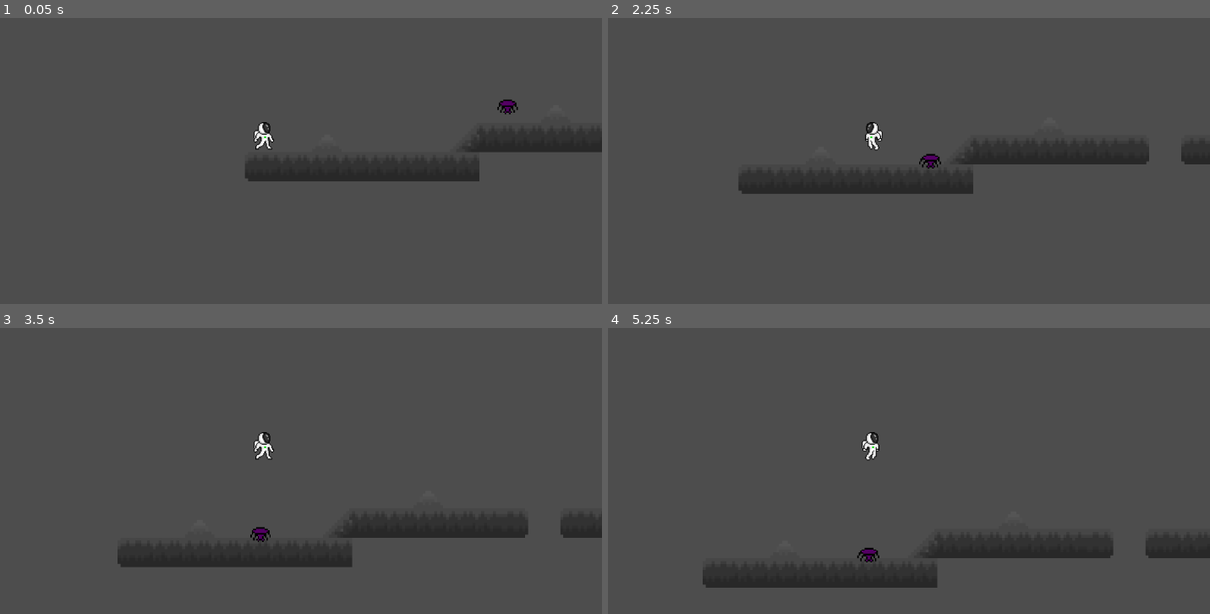
Above: before the commit, frames 1-4 (two rows, left to right).
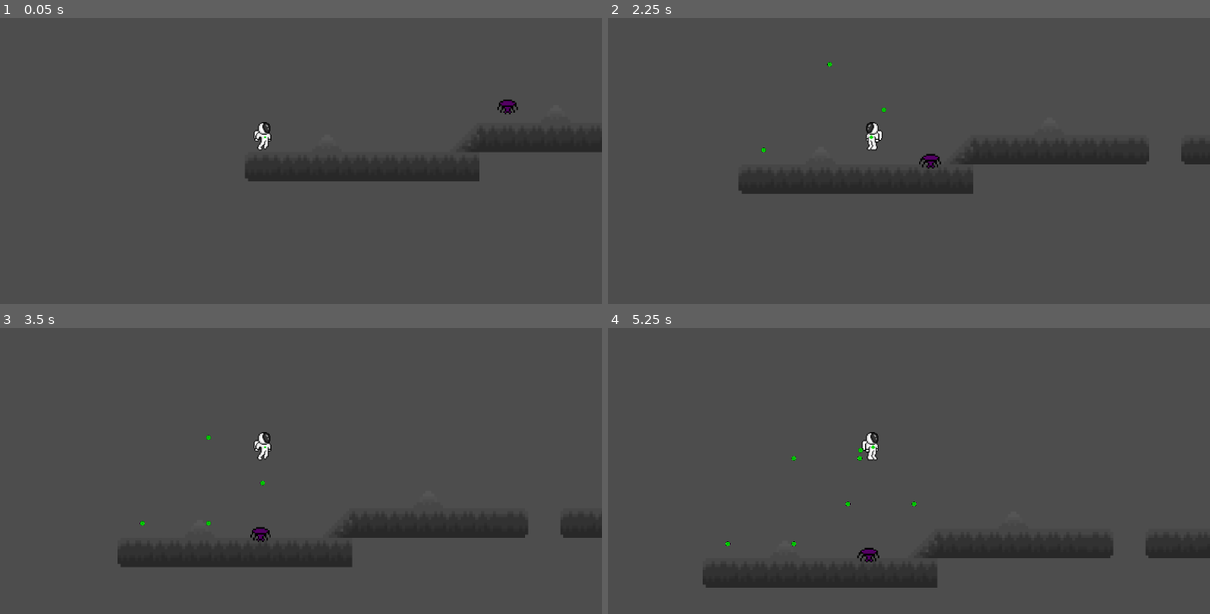
Above: after the commit, the same moments.

Repository: PrestonBrown1/2D-Platformer
Game: Godot game, scene res://game.tscn
The game is run twice, just before and just after one commit, with the same random seed, the same clock (stepped at 60 frames per second) and the same inputs.
Inputs (mouse positions are in pixels of both pictures, inside the frame that each line leads up to):
- Up to frame 1 (0.05 s): no input
- Up to frame 2 (2.25 s): tap Enter at 0.5 s; move the mouse to (1023, 103) at 0.52 s; hold D (Right) 0.53-2.03 s; click (1023, 103) at 0.6 s; tap Space (Jump) at 0.77, 1.52 s; move the mouse to (734, 140) at 1.27 s; click (734, 140) at 1.35 s; move the mouse to (939, 38) at 2.02 s; hold A (Left) from 2.03 s (still down); click (939, 38) at 2.1 s
- Up to frame 3 (3.5 s): move the mouse to (228, 508) at 2.77 s; release A (Left) at 2.78 s; hold D (Right) from 2.78 s (still down); click (228, 508) at 2.85 s; tap Space (Jump) at 3.02 s
- Up to frame 4 (5.25 s): move the mouse to (1077, 488) at 3.52 s; click (1077, 488) at 3.6 s; tap Space (Jump) at 3.77, 4.52 s; move the mouse to (668, 373) at 4.27 s; release D (Right) at 4.28 s; hold A (Left) 4.28-5.03 s; click (668, 373) at 4.35 s; move the mouse to (909, 430) at 5.02 s; hold D (Right) from 5.03 s (still down); click (909, 430) at 5.1 s

The runs differ from the first frame. In frame 1, less than 0.1% of the frame differs, in the area x 42-46%, y 40-47%; in frame 2, 0.1%; in frame 3, 0.1%; in frame 4, 0.2%, in the area x 19-52%, y 39-77%.

Commit message:
Adding Shooting Animation
Also added the beginning of instantiating the bullet to go where your mouse is pointing

Diff:
--- a/Assets/Player/player.tscn
+++ b/Assets/Player/player.tscn
@@ -1,72 +1,96 @@
-[gd_scene load_steps=19 format=3 uid="uid://csln47ugopoo5"]
+[gd_scene load_steps=25 format=3 uid="uid://csln47ugopoo5"]
 
 [ext_resource type="Script" path="res://Player.gd" id="1_2m4i0"]
 [ext_resource type="Texture2D" uid="uid://7pgavlhvutdw" path="res://Assets/Player/Astronaut.png" id="2_mq1nd"]
 
-[sub_resource type="AtlasTexture" id="AtlasTexture_flp2x"]
+[sub_resource type="AtlasTexture" id="AtlasTexture_by0fy"]
 atlas = ExtResource("2_mq1nd")
-region = Rect2(0, 1920, 320, 320)
+region = Rect2(960, 640, 320, 320)
 
-[sub_resource type="AtlasTexture" id="AtlasTexture_kgaen"]
+[sub_resource type="AtlasTexture" id="AtlasTexture_gdvyl"]
 atlas = ExtResource("2_mq1nd")
-region = Rect2(320, 1920, 320, 320)
+region = Rect2(1280, 640, 320, 320)
 
 [sub_resource type="AtlasTexture" id="AtlasTexture_bds8v"]
 atlas = ExtResource("2_mq1nd")
 region = Rect2(0, 0, 320, 320)
 
-[sub_resource type="AtlasTexture" id="AtlasTexture_e3a5j"]
+[sub_resource type="AtlasTexture" id="AtlasTexture_rmut0"]
 atlas = ExtResource("2_mq1nd")
-region = Rect2(0, 1280, 320, 320)
+region = Rect2(960, 320, 320, 320)
 
-[sub_resource type="AtlasTexture" id="AtlasTexture_yi3ym"]
+[sub_resource type="AtlasTexture" id="AtlasTexture_0hpo8"]
 atlas = ExtResource("2_mq1nd")
-region = Rect2(320, 1280, 320, 320)
+region = Rect2(1280, 320, 320, 320)
 
-[sub_resource type="AtlasTexture" id="AtlasTexture_mkkbt"]
+[sub_resource type="AtlasTexture" id="AtlasTexture_4hqg0"]
 atlas = ExtResource("2_mq1nd")
-region = Rect2(320, 1600, 320, 320)
+region = Rect2(0, 640, 320, 320)
 
-[sub_resource type="AtlasTexture" id="AtlasTexture_35q06"]
+[sub_resource type="AtlasTexture" id="AtlasTexture_lnl0n"]
+atlas = ExtResource("2_mq1nd")
+region = Rect2(320, 640, 320, 320)
+
+[sub_resource type="AtlasTexture" id="AtlasTexture_jn33o"]
+atlas = ExtResource("2_mq1nd")
+region = Rect2(0, 960, 320, 320)
+
+[sub_resource type="AtlasTexture" id="AtlasTexture_lbjlg"]
+atlas = ExtResource("2_mq1nd")
+region = Rect2(320, 960, 320, 320)
+
+[sub_resource type="AtlasTexture" id="AtlasTexture_5kbwd"]
+atlas = ExtResource("2_mq1nd")
+region = Rect2(640, 960, 320, 320)
+
+[sub_resource type="AtlasTexture" id="AtlasTexture_iqocw"]
+atlas = ExtResource("2_mq1nd")
+region = Rect2(960, 960, 320, 320)
+
+[sub_resource type="AtlasTexture" id="AtlasTexture_dq421"]
+atlas = ExtResource("2_mq1nd")
+region = Rect2(1280, 960, 320, 320)
+
+[sub_resource type="AtlasTexture" id="AtlasTexture_hee42"]
 atlas = ExtResource("2_mq1nd")
 region = Rect2(0, 0, 320, 320)
 
-[sub_resource type="AtlasTexture" id="AtlasTexture_2g88w"]
+[sub_resource type="AtlasTexture" id="AtlasTexture_k5utj"]
 atlas = ExtResource("2_mq1nd")
 region = Rect2(320, 0, 320, 320)
 
-[sub_resource type="AtlasTexture" id="AtlasTexture_vrsgy"]
+[sub_resource type="AtlasTexture" id="AtlasTexture_plqea"]
+atlas = ExtResource("2_mq1nd")
+region = Rect2(640, 0, 320, 320)
+
+[sub_resource type="AtlasTexture" id="AtlasTexture_6yi07"]
+atlas = ExtResource("2_mq1nd")
+region = Rect2(960, 0, 320, 320)
+
+[sub_resource type="AtlasTexture" id="AtlasTexture_kvo84"]
+atlas = ExtResource("2_mq1nd")
+region = Rect2(1280, 0, 320, 320)
+
+[sub_resource type="AtlasTexture" id="AtlasTexture_vd22a"]
 atlas = ExtResource("2_mq1nd")
 region = Rect2(0, 320, 320, 320)
 
-[sub_resource type="AtlasTexture" id="AtlasTexture_53x14"]
+[sub_resource type="AtlasTexture" id="AtlasTexture_0j03s"]
 atlas = ExtResource("2_mq1nd")
 region = Rect2(320, 320, 320, 320)
 
-[sub_resource type="AtlasTexture" id="AtlasTexture_wd4s0"]
+[sub_resource type="AtlasTexture" id="AtlasTexture_m8te5"]
 atlas = ExtResource("2_mq1nd")
-region = Rect2(0, 640, 320, 320)
-
-[sub_resource type="AtlasTexture" id="AtlasTexture_c7hmq"]
-atlas = ExtResource("2_mq1nd")
-region = Rect2(320, 640, 320, 320)
-
-[sub_resource type="AtlasTexture" id="AtlasTexture_xpjmt"]
-atlas = ExtResource("2_mq1nd")
-region = Rect2(0, 960, 320, 320)
-
-[sub_resource type="AtlasTexture" id="AtlasTexture_7ewod"]
-atlas = ExtResource("2_mq1nd")
-region = Rect2(320, 960, 320, 320)
+region = Rect2(640, 320, 320, 320)
 
 [sub_resource type="SpriteFrames" id="SpriteFrames_w8n07"]
 animations = [{
 "frames": [{
 "duration": 1.0,
-"texture": SubResource("AtlasTexture_flp2x")
+"texture": SubResource("AtlasTexture_by0fy")
 }, {
 "duration": 1.0,
-"texture": SubResource("AtlasTexture_kgaen")
+"texture": SubResource("AtlasTexture_gdvyl")
 }],
 "loop": true,
 "name": &"Fall",
@@ -82,13 +106,16 @@
 }, {
 "frames": [{
 "duration": 1.0,
-"texture": SubResource("AtlasTexture_e3a5j")
+"texture": SubResource("AtlasTexture_rmut0")
 }, {
 "duration": 1.0,
-"texture": SubResource("AtlasTexture_yi3ym")
+"texture": SubResource("AtlasTexture_0hpo8")
 }, {
 "duration": 1.0,
-"texture": SubResource("AtlasTexture_mkkbt")
+"texture": SubResource("AtlasTexture_4hqg0")
+}, {
+"duration": 1.0,
+"texture": SubResource("AtlasTexture_lnl0n")
 }],
 "loop": true,
 "name": &"Jump",
@@ -96,28 +123,48 @@
 }, {
 "frames": [{
 "duration": 1.0,
-"texture": SubResource("AtlasTexture_35q06")
+"texture": SubResource("AtlasTexture_jn33o")
 }, {
 "duration": 1.0,
-"texture": SubResource("AtlasTexture_2g88w")
+"texture": SubResource("AtlasTexture_lbjlg")
 }, {
 "duration": 1.0,
-"texture": SubResource("AtlasTexture_vrsgy")
+"texture": SubResource("AtlasTexture_5kbwd")
 }, {
 "duration": 1.0,
-"texture": SubResource("AtlasTexture_53x14")
+"texture": SubResource("AtlasTexture_iqocw")
 }, {
 "duration": 1.0,
-"texture": SubResource("AtlasTexture_wd4s0")
+"texture": SubResource("AtlasTexture_dq421")
+}],
+"loop": false,
+"name": &"Shoot",
+"speed": 25.0
+}, {
+"frames": [{
+"duration": 1.0,
+"texture": SubResource("AtlasTexture_hee42")
 }, {
 "duration": 1.0,
-"texture": SubResource("AtlasTexture_c7hmq")
+"texture": SubResource("AtlasTexture_k5utj")
 }, {
 "duration": 1.0,
-"texture": SubResource("AtlasTexture_xpjmt")
+"texture": SubResource("AtlasTexture_plqea")
 }, {
 "duration": 1.0,
-"texture": SubResource("AtlasTexture_7ewod")
+"texture": SubResource("AtlasTexture_6yi07")
+}, {
+"duration": 1.0,
+"texture": SubResource("AtlasTexture_kvo84")
+}, {
+"duration": 1.0,
+"texture": SubResource("AtlasTexture_vd22a")
+}, {
+"duration": 1.0,
+"texture": SubResource("AtlasTexture_0j03s")
+}, {
+"duration": 1.0,
+"texture": SubResource("AtlasTexture_m8te5")
 }],
 "loop": true,
 "name": &"Walk",
@@ -135,8 +182,10 @@
 
 [node name="Sprite" type="AnimatedSprite2D" parent="."]
 sprite_frames = SubResource("SpriteFrames_w8n07")
-animation = &"Walk"
+animation = &"Shoot"
 autoplay = "Walk"
+frame = 4
+frame_progress = 1.0
 
 [node name="CollisionShape2D" type="CollisionShape2D" parent="."]
 position = Vector2(-3.33333, -0.00012207)
--- a/Levels/Deathbox.gd
+++ b/Levels/Deathbox.gd
@@ -12,6 +12,8 @@
 
 
 func _on_body_entered(body):
-	var global = get_node("/root/Global")
-	global.updateLives(-1)
-	body.position = Vector2(70, 490)
+	if (body.name == "Player"):
+		var global = get_node("/root/Global")
+		global.updateLives(-1)
+		body.position = Vector2(70, 490)
+	else: return
--- a/Player.gd
+++ b/Player.gd
@@ -4,25 +4,38 @@
 var dmg = 10
 const SPEED = 300.0
 const JUMP_VELOCITY = -800.0
+var bullet = load("res://bullet1.tscn")
 
 # Get the gravity from the project settings to be synced with RigidBody nodes.
 var gravity = ProjectSettings.get_setting("physics/2d/default_gravity")
-
 
 func _physics_process(delta):
 	# Add the gravity.
 	if not is_on_floor():
 		velocity.y += gravity * delta
-		$Sprite.animation = "Fall"
-	elif abs(velocity.x) > 0:
-		$Sprite.animation = "Walk"
-	else:
-		$Sprite.animation = "Idle"
+		if not ($Sprite.animation == "Shoot" and $Sprite.is_playing()):
+			$Sprite.animation = "Fall"
+			$Sprite.play()
+	elif not ($Sprite.animation == "Shoot" and $Sprite.is_playing()):
+		if abs(velocity.x) > 0:
+			$Sprite.animation = "Walk"
+			$Sprite.play()
+		else:
+			$Sprite.animation = "Idle"
+			$Sprite.play()
 
 	# Handle Jump.
 	if Input.is_action_just_pressed("Jump") and is_on_floor():
 		$Sprite.animation = "Jump"
 		velocity.y = JUMP_VELOCITY
+
+	#Handle Shooting
+	if Input.is_action_just_pressed("Shoot"):
+		$Sprite.stop()
+		$Sprite.animation = "Shoot"
+		$Sprite.play()
+		shoot()
+
 
 	# Get the input direction and handle the movement/deceleration.
 	# As good practice, you should replace UI actions with custom gameplay actions.
@@ -49,3 +62,11 @@
 	var global = get_node("/root/Global")
 	global.updateLives(-1)
 	position = Vector2(70, 490)
+
+func shoot():
+	var mousePosition = get_global_mouse_position()
+	var projectiles = get_node("/root/Game/Projectiles")
+	var newBullet = bullet.instantiate()
+	newBullet.position = global_position
+
+	projectiles.add_child(newBullet)
--- /dev/null
+++ b/bullet1.tscn
@@ -0,0 +1,22 @@
+[gd_scene load_steps=3 format=3 uid="uid://dia48mrp1yk0f"]
+
+[ext_resource type="Texture2D" uid="uid://b5okykuihrbhw" path="res://Assets/Player/Projectiles/PlayerBullet1.png" id="1_rgt4m"]
+
+[sub_resource type="CircleShape2D" id="CircleShape2D_1qybm"]
+radius = 83.1505
+
+[node name="Bullet" type="Node2D"]
+scale = Vector2(0.1, 0.1)
+
+[node name="Sprite2D" type="Sprite2D" parent="."]
+texture = ExtResource("1_rgt4m")
+
+[node name="Area2D" type="Area2D" parent="."]
+
+[node name="CollisionShape2D" type="CollisionShape2D" parent="Area2D"]
+shape = SubResource("CircleShape2D_1qybm")
+
+[node name="Timer" type="Timer" parent="."]
+wait_time = 5.0
+one_shot = true
+autostart = true
--- a/game.tscn
+++ b/game.tscn
@@ -8,3 +8,5 @@
 [node name="Level1" parent="." instance=ExtResource("3_hsrq2")]
 
 [node name="Player" parent="." instance=ExtResource("2_7qknw")]
+
+[node name="Projectiles" type="Node2D" parent="."]
--- a/project.godot
+++ b/project.godot
@@ -36,6 +36,11 @@
 "events": [Object(InputEventKey,"resource_local_to_scene":false,"resource_name":"","device":-1,"window_id":0,"alt_pressed":false,"shift_pressed":false,"ctrl_pressed":false,"meta_pressed":false,"pressed":false,"keycode":0,"physical_keycode":32,"key_label":0,"unicode":32,"echo":false,"script":null)
 ]
 }
+Shoot={
+"deadzone": 0.5,
+"events": [Object(InputEventMouseButton,"resource_local_to_scene":false,"resource_name":"","device":-1,"window_id":0,"alt_pressed":false,"shift_pressed":false,"ctrl_pressed":false,"meta_pressed":false,"button_mask":1,"position":Vector2(64, 13),"global_position":Vector2(68, 56),"factor":1.0,"button_index":1,"canceled":false,"pressed":true,"double_click":false,"script":null)
+]
+}
 
 [physics]
 
Binary file changed: Assets/Player/Astronaut.png
Binary file added: Assets/Player/Projectiles/PlayerBullet1.png
Not shown, added: Assets/Player/Projectiles/PlayerBullet1.png.import
